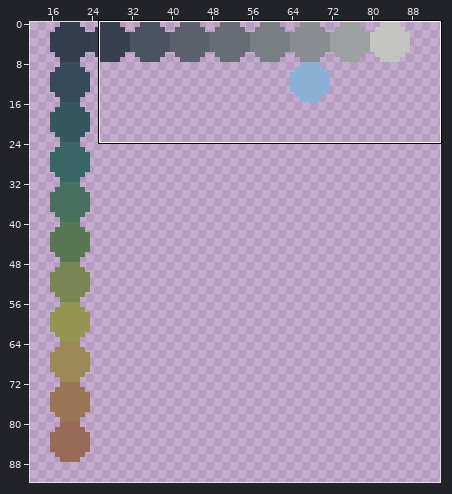
Two states of a pixel-art file, res/color_palette.ase. The picture above shows the old version from afar; the outline marks the close-up.
Close-up. The starting point:
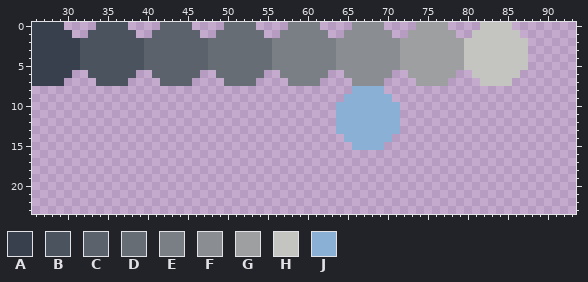
128x128 pixels, 1 frame. Shown: x 26..93, y 0..23. The wide view leaves out empty margins.
Palette (. is transparent): A #38404d  B #4b535e  C #5b626b  D #666d75  E #7a7f85  F #8a8d91  G #9d9fa1  H #c4c4c0  J #8bb0d5
After the commit:
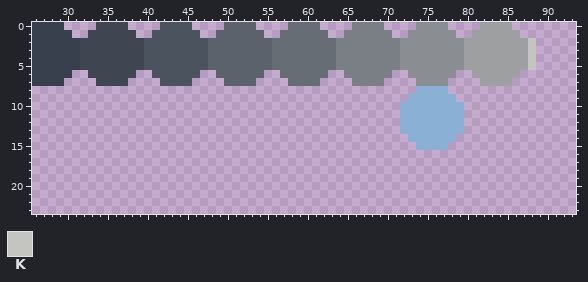
Colours new in this view: K #c4c4c0
What changed:
@@ palette @@
-B #4b535e
+B #3f4652
-C #5b626b
+C #4b535e
-D #666d75
+D #5b626b
-E #7a7f85
+E #666d75
-F #8a8d91
+F #7a7f85
-G #9d9fa1
+G #8a8d91
-H #c4c4c0
+H #9d9fa1
@@ x 62..90 @@
  1 E..FFFFFF..GGGGGG..HHHHHH....
- 2 EEFFFFFFFFGGGGGGGGHHHHHHHH...
- 3 EEFFFFFFFFGGGGGGGGHHHHHHHH...
- 4 EEFFFFFFFFGGGGGGGGHHHHHHHH...
- 5 EEFFFFFFFFGGGGGGGGHHHHHHHH...
+ 2 EEFFFFFFFFGGGGGGGGHHHHHHHHK..
+ 3 EEFFFFFFFFGGGGGGGGHHHHHHHHK..
+ 4 EEFFFFFFFFGGGGGGGGHHHHHHHHK..
+ 5 EEFFFFFFFFGGGGGGGGHHHHHHHHK..
  6 E..FFFFFF..GGGGGG..HHHHHH....
  7 ....FFFF....GGGG....HHHH.....
- 8 ....JJJJ.....................
- 9 ...JJJJJJ....................
-10 ..JJJJJJJJ...................
-11 ..JJJJJJJJ...................
-12 ..JJJJJJJJ...................
-13 ..JJJJJJJJ...................
-14 ...JJJJJJ....................
-15 ....JJJJ.....................
+ 8 ............JJJJ.............
+ 9 ...........JJJJJJ............
+10 ..........JJJJJJJJ...........
+11 ..........JJJJJJJJ...........
+12 ..........JJJJJJJJ...........
+13 ..........JJJJJJJJ...........
+14 ...........JJJJJJ............
+15 ............JJJJ.............
 16 .............................
Pixel boxes of the changes (left, top, right, bottom) in both close-ups:
changed: (80, 22, 536, 150)
